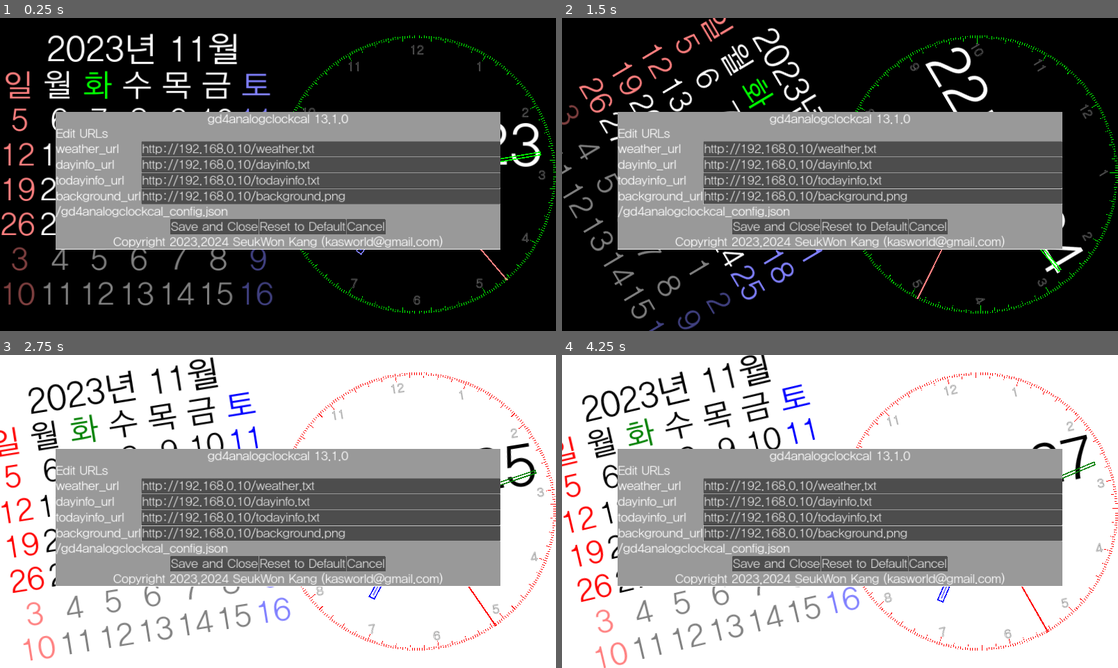
Above: before the commit, frames 1-4 (two rows, left to right).
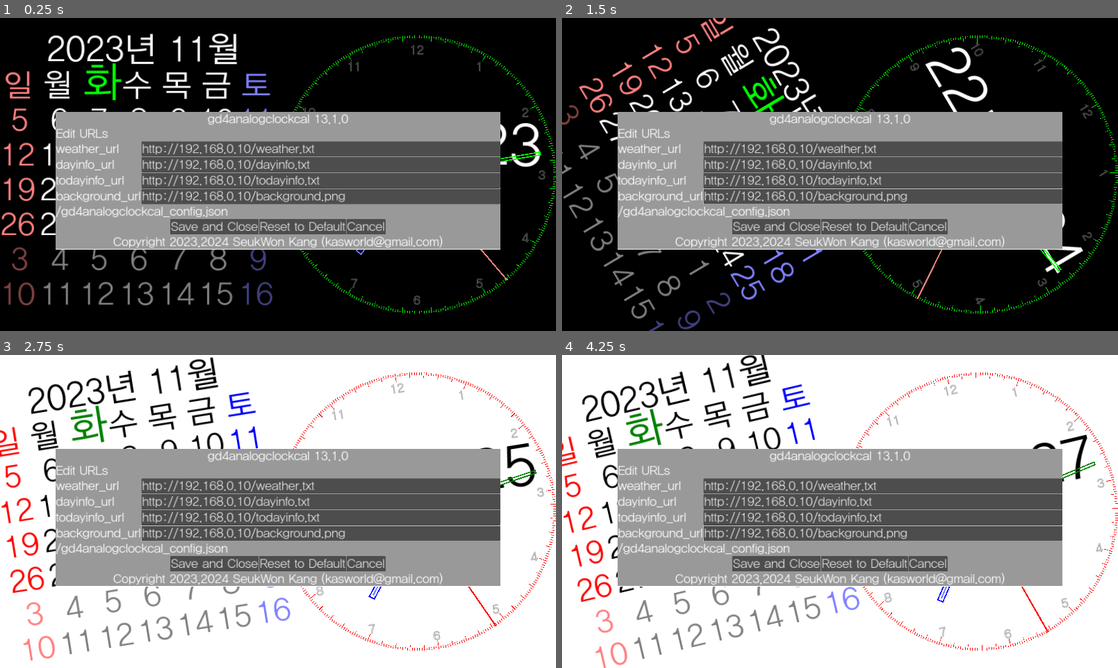
Above: after the commit, the same moments.

Repository: kasworld/gd4analogclockcal
Game: Godot game, scene res://main.tscn
The game is run twice, just before and just after one commit, with the same random seed, the same clock (stepped at 60 frames per second) and the same inputs.
Inputs (mouse positions are in pixels of both pictures, inside the frame that each line leads up to):
- Up to frame 1 (0.25 s): no input
- Up to frame 2 (1.5 s): tap Enter at 0.5, 0.6, 1.35 s; move the mouse to (962, 158) at 0.52 s; click (962, 158) at 0.67 s; move the mouse to (728, 190) at 1.27 s; click (728, 190) at 1.42 s
- Up to frame 3 (2.75 s): move the mouse to (333, 442) at 2.02 s; tap Enter at 2.1 s; click (333, 442) at 2.17 s
- Up to frame 4 (4.25 s): move the mouse to (812, 574) at 2.77 s; tap Enter at 2.85, 3.6 s; click (812, 574) at 2.92 s; move the mouse to (1006, 558) at 3.52 s; click (1006, 558) at 3.67 s

The runs differ from the first frame. In frame 1, 0.4% of the frame differs, in the area x 15-22%, y 14-27%; in frame 2, 0.3%; in frame 3, 0.4%, in the area x 12-20%, y 16-28%; in frame 4, 0.4%.
Error in both runs: Attempt to call function 'store_line' in base 'null instance' on a null instance. (res://global/config.gd:13)

Commit message:
today use bigger font

Diff:
--- a/calendar2/calendar_2.gd
+++ b/calendar2/calendar_2.gd
@@ -26,11 +26,13 @@
 	for wd in Global2d.weekdaystring.size():
 		var week = 1
 		var co = Global2d.colors.weekday[wd]
+		var fsize = fh*0.9
 		if wd == today_dict["weekday"] :
 			co = Global2d.colors.today
+			fsize = fh *1.2
 		var pos = Vector2(fw*wd,fh*week) - csize/2 +offset+Vector2(fh/10 ,0)
 		var text =  Global2d.weekdaystring[wd]
-		draw_string(Global2d.font, pos , text, HORIZONTAL_ALIGNMENT_CENTER, -1,  fh*0.9, co )
+		draw_string(Global2d.font, pos , text, HORIZONTAL_ALIGNMENT_CENTER, -1,  fsize, co )
 
 	for week in range(2,8):
 		for wd in range(7):
@@ -38,12 +40,14 @@
 			var day_index_dict = Time.get_date_dict_from_unix_time(day_index)
 			var text = "%2d" % day_index_dict["day"]
 			var co = Global2d.colors.weekday[wd]
+			var fsize = fh*0.9
 			if day_index_dict["month"] != today_dict["month"]:
 				co = Global2d.make_shadow_color(co)
 			elif day_index_dict["day"] == today_dict["day"]:
 				co = Global2d.colors.today
+				fsize = fh*1.2
 			day_index += 24*60*60
-			draw_string(Global2d.font, pos , text, HORIZONTAL_ALIGNMENT_CENTER, -1,  fh*0.9, co )
+			draw_string(Global2d.font, pos , text, HORIZONTAL_ALIGNMENT_CENTER, -1,  fsize, co )
 
 func _draw() -> void:
 	draw_calendar()
